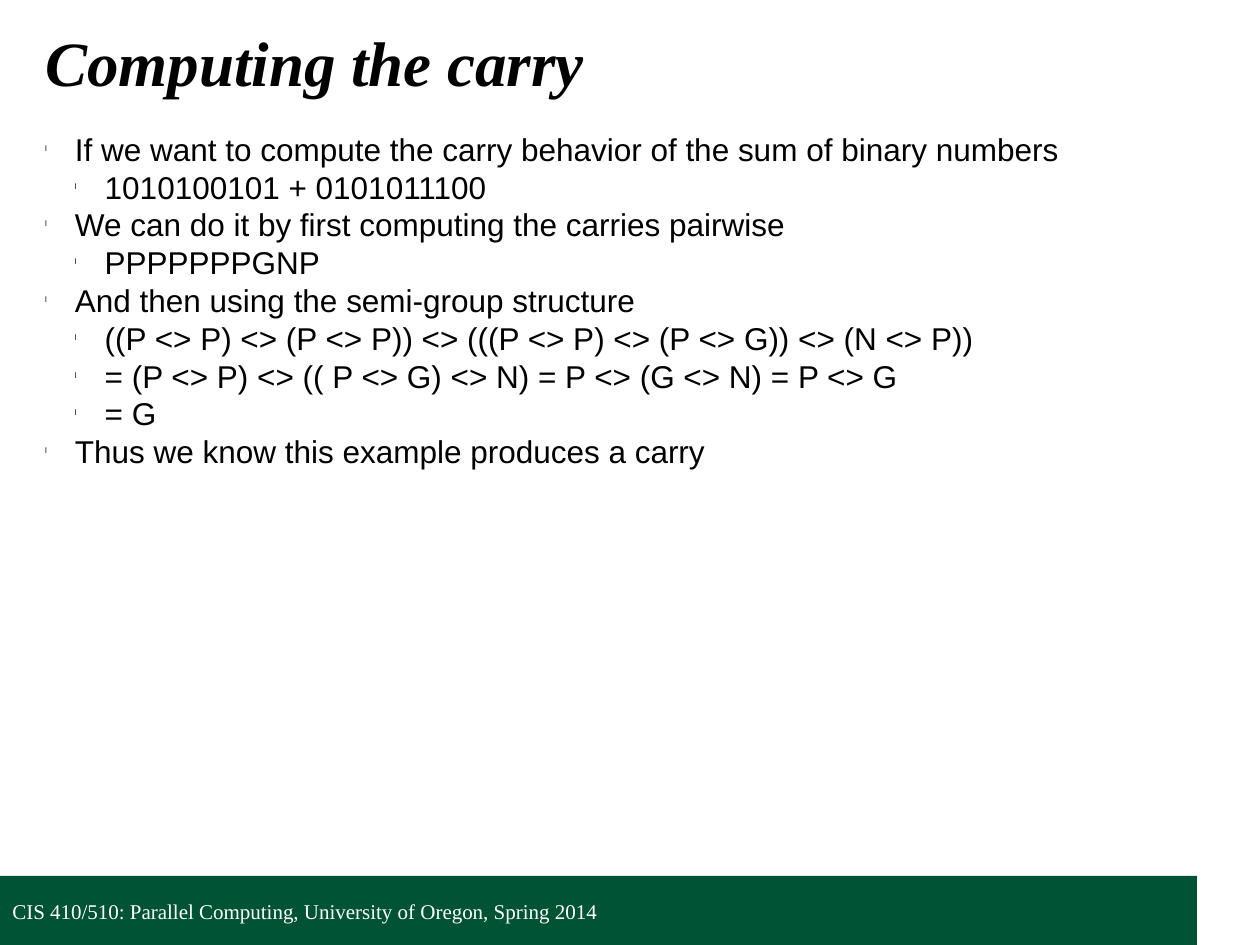
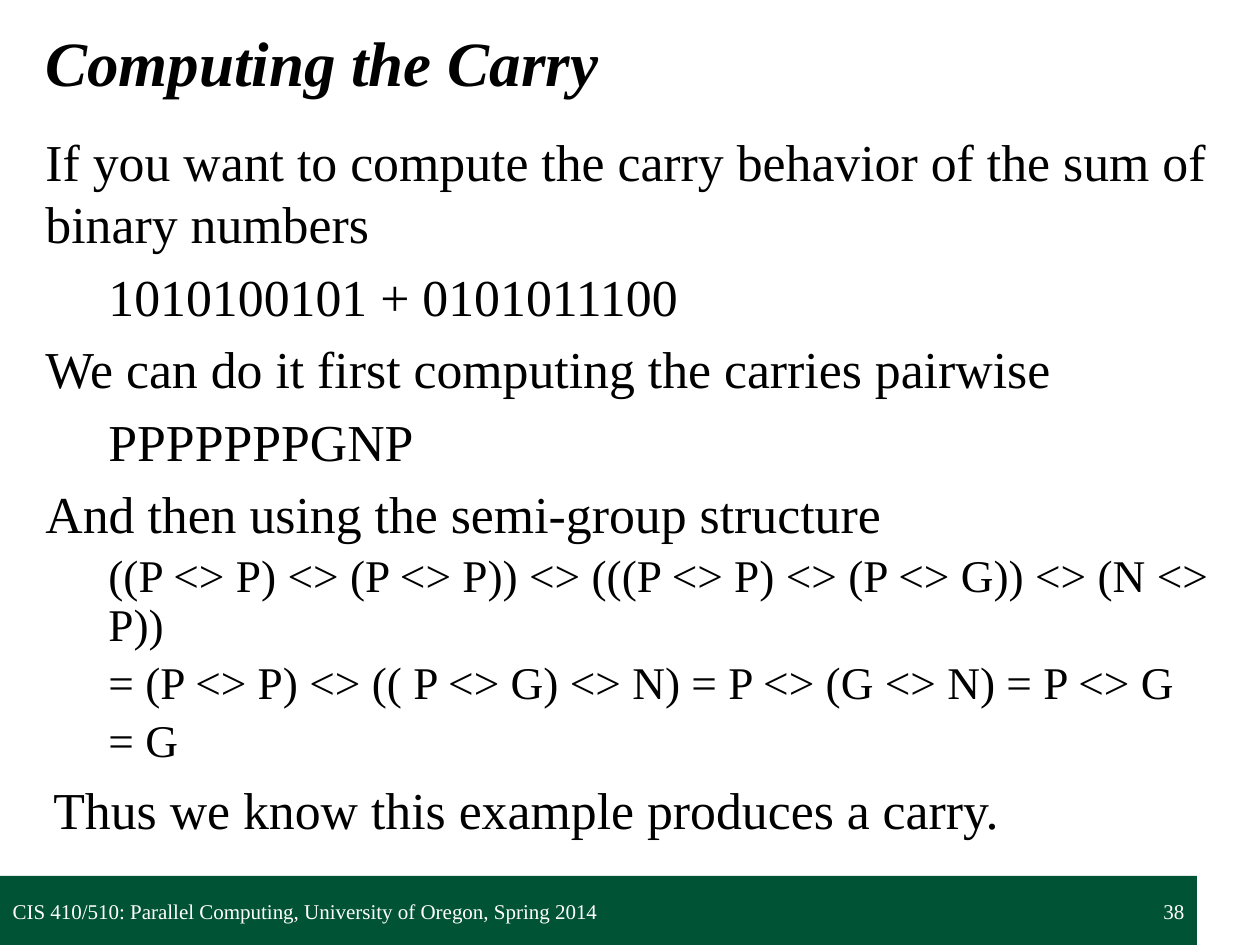
Before and after one commit to UOregonParallel/CourseMaterials, a slide deck: slide 38 of lecture_content/classSlides/2_collectivesPattern/collectivesPattern.pptx. Drawn at 1260x945 pixels with LibreOffice and Linux fonts; fonts in the diff are those of the drawing; background and template pictures are left out. Boxes give left, top, right and bottom in pixels: in the first picture for what was removed or moved away, otherwise in the second. Text is boxed around its words. In the diff, an @@ line names an element or a change of style, - is before the commit and + after.

Commit message:
Re-formatted collectives presentation, added PDF versions of all lectures for ease in review process.

```diff
--- a/lecture_content/classSlides/2_collectivesPattern/collectivesPattern.pptx
+++ b/lecture_content/classSlides/2_collectivesPattern/collectivesPattern.pptx
@@ title at <box>45,42,598,98</box>: text changed @@
-Computing the carry
+Computing the Carry
@@ text at <box>45,144,1205,254</box>: text changed; size 18 to 29.6 pt; font Arial to Times New Roman @@
-l If we want to compute the carry behavior of the sum of binary numbers
+If you want to compute the carry behavior of the sum of binary numbers
@@ text at <box>45,281,1174,758</box>: size 18 to 29.6 pt in "1010100101 + 0101011100", "PPPPPPPGNP", "And then using the semi-group structure"; font Arial to Times New Roman in "1010100101 + 0101011100", "PPPPPPPGNP", "And then using the semi-group structure", "((P <> P) <> (P <> P)) ..." and 2 more places; size 18 to 25.9 pt in "((P <> P) <> (P <> P)) ...", "= (P <> P) <> (( P ...", "= G"; bullet l to none; list level 2 to 1 in "1010100101 + 0101011100"; list level 2 to 1 in "PPPPPPPGNP"; more space between paragraphs; line spacing 1 to 0.9 @@
@@ text at <box>45,351,1050,399</box>: text changed; size 18 to 29.6 pt; font Arial to Times New Roman @@
-l We can do it by first computing the carries pairwise
+We can do it first computing the carries pairwise
@@ text at <box>53,793,999,839</box>: text changed; size 18 to 29.6 pt; font Arial to Times New Roman @@
-l Thus we know this example produces a carry
+Thus we know this example produces a carry.
@@ page number added at <box>1163,905,1184,920</box>, 12 pt, text #FFFFFF @@
+38
```
Also in this commit, not shown: 37 other slides changed, 2 slides added, 2 slides removed, 3 other files.
